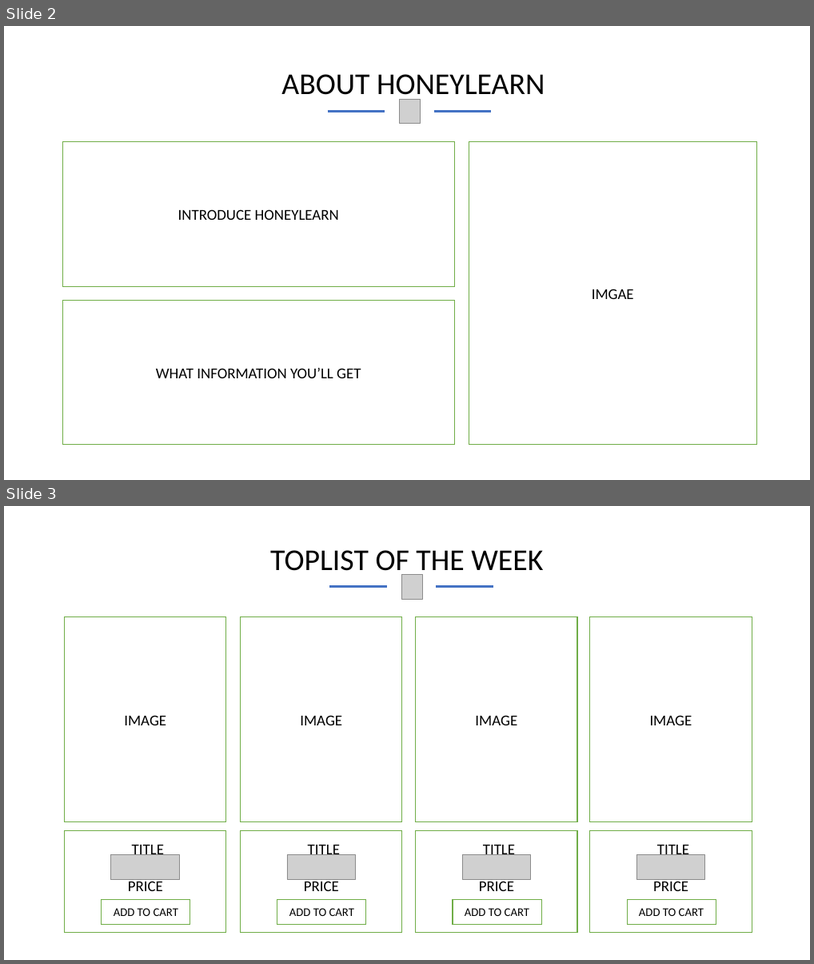
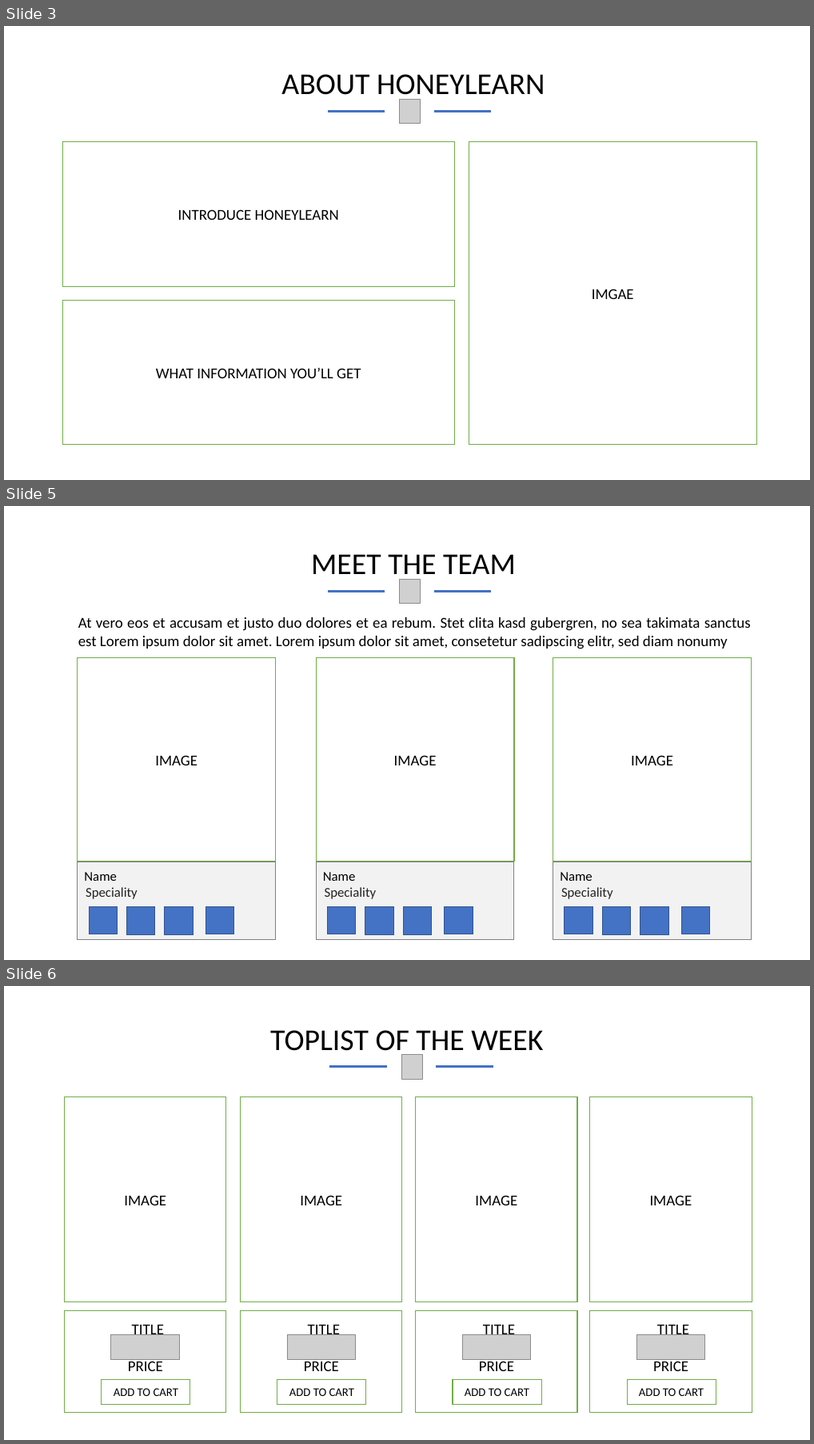
Before and after one commit to dangtuan21/hl_docs, a slide deck: LMS_Silde_Introduce.pptx. Shown one above the other, each under a label of ours: slides 2 and 3 before the commit, slides 3, 5 and 6 after it; the slides between them are not shown. The pictures are 814x964 and 814x1444 pixels, drawn with LibreOffice and Linux fonts; fonts in the diff are those of the drawing; grey boxes stand for pictures. Boxes give left, top, right and bottom in pixels: in the first picture for what was removed or moved away, otherwise in the second. Text is boxed around its words. In the diff, an @@ line names an element or a change of style, - is before the commit and + after.

```diff
--- a/LMS_Silde_Introduce.pptx
+++ b/LMS_Silde_Introduce.pptx
@@ slide 5 added at (4,506,810,960), background #FFFFFF @@
@@ text added at (311,554,516,582), 36 pt, text #000000 @@
+MEET THE TEAM
@@ line added from (328, 592) to (385, 592), #4472C4 3 pt @@
@@ picture added at (400,579,421,604) @@
@@ line added from (434, 592) to (491, 592), #4472C4 3 pt @@
@@ text added at (78,617,751,649), 18 pt, text #000000 @@
+At vero eos et accusam et justo duo dolores et ea rebum. Stet clita kasd gubergren, no sea takimata sanctus est Lorem ipsum dolor sit amet. Lorem ipsum dolor sit amet, consetetur sadipscing elitr, sed diam nonumy
@@ group added at (78,658,276,939): 6 rectangles, 2 texts @@
+IMAGE
+Name
+Speciality
@@ group added at (316,658,514,939): 6 rectangles, 2 texts @@
+IMAGE
+Name
+Speciality
@@ group added at (554,658,752,939): 6 rectangles, 2 texts @@
+IMAGE
+Name
+Speciality
@@ what was slide 2 is now slide 3 @@
@@ what was slide 3 is now slide 6 @@
```
Also in this commit, not shown: 2 other slides added.
